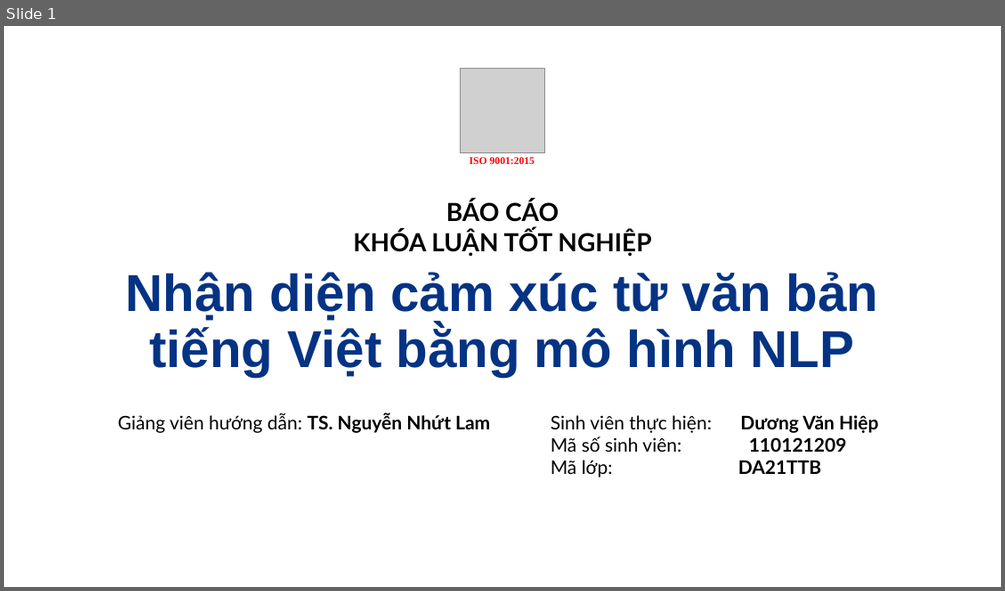
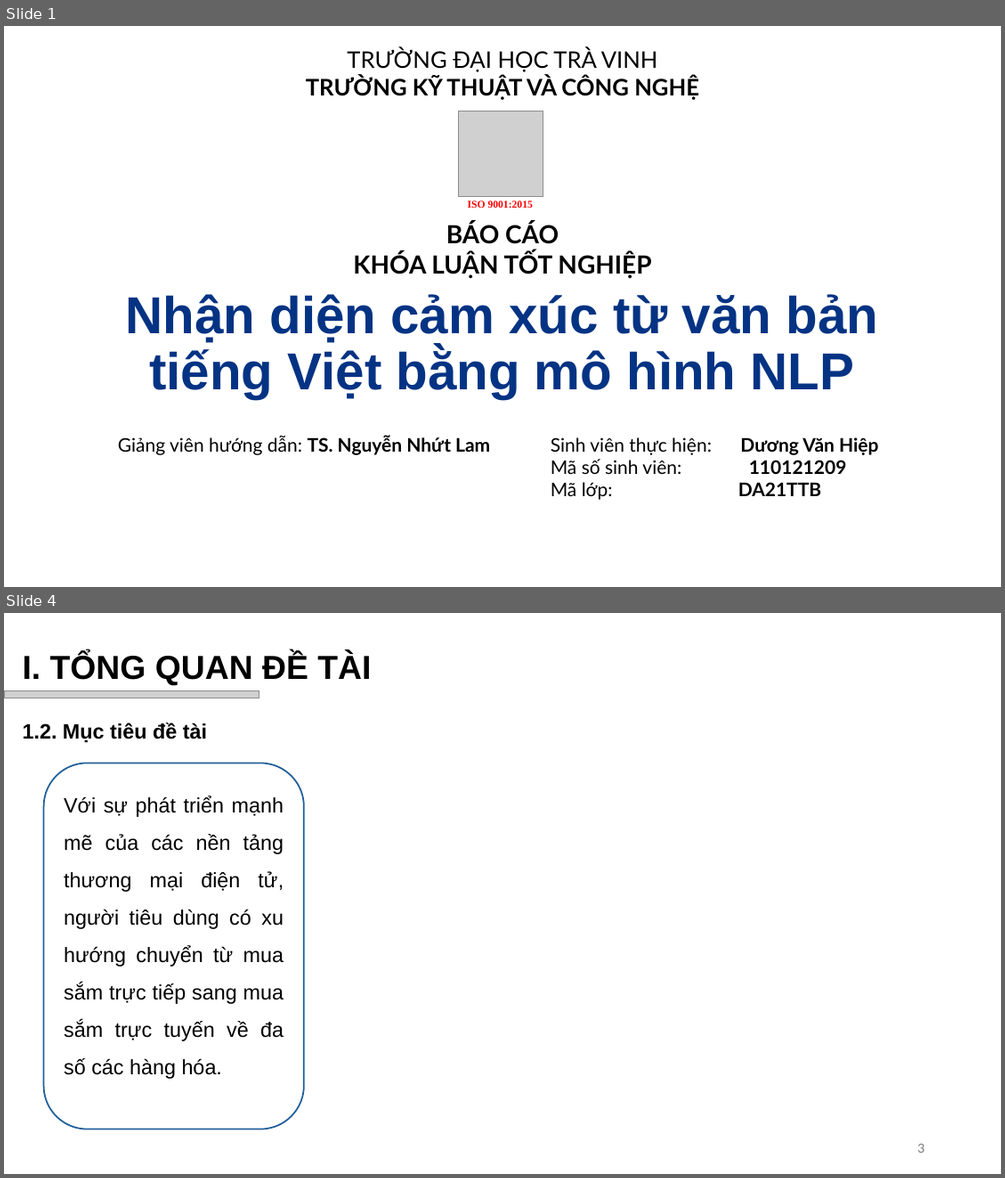
Before and after one commit to vhiepp/tn-da21ttb-110121209-duongvanhiep-sentiment-analysis, a slide deck: docs/pptx/Dương Văn Hiệp_110121209_DA21TTB.pptx. Shown one above the other, each under a label of ours: slide 1 before the commit, slides 1 and 4 after it; the slides between them are not shown. The pictures are 1005x591 and 1005x1178 pixels, drawn with LibreOffice and Linux fonts; fonts in the diff are those of the drawing; grey boxes stand for pictures; background and template pictures are left out. Boxes give left, top, right and bottom in pixels: in the first picture for what was removed or moved away, otherwise in the second. Text is boxed around its words. In the diff, an @@ line names an element or a change of style, - is before the commit and + after.

```diff
--- a/docs/pptx/Dương Văn Hiệp_110121209_DA21TTB.pptx
+++ b/docs/pptx/Dương Văn Hiệp_110121209_DA21TTB.pptx
@@ slide 4 added at (4, 613, 1001, 1174), background #FFFFFF @@
@@ text added at (23, 653, 371, 686), 32 pt, text #000000, bold @@
+I. TỔNG QUAN ĐỀ TÀI
@@ picture added at (4, 690, 259, 698) @@
@@ text added at (23, 722, 207, 743), 20 pt, text #000000, bold @@
+1.2. Mục tiêu đề tài
@@ rounded rectangle added at (44, 763, 304, 1129), fill #FFFFFF, outline #215F9A 1.5 pt, 20 pt, text #000000 @@
+Với sự phát triển mạnh mẽ của các nền tảng thương mại điện tử, người tiêu dùng có xu hướng chuyển từ mua sắm trực tiếp sang mua sắm trực tuyến về đa số các hàng hóa.
@@ page number added at (917, 1143, 924, 1152), 12 pt, text #797979 @@
+3
@@ slide 1 changed as well @@
@@ text added at (306, 48, 699, 100), 22 pt, text #000000, bold @@
+TRƯỜNG ĐẠI HỌC TRÀ VINH
+TRƯỜNG KỸ THUẬT VÀ CÔNG NGHỆ
@@ picture: place and size @@
-picture at (461, 68, 545, 153)
+picture at (458, 111, 543, 197)
@@ text "ISO 9001:2015": place and size @@
-text "ISO 9001:2015" at (469, 157, 534, 164)
+text "ISO 9001:2015" at (468, 200, 533, 208)
@@ 2 texts, 1 subtitle, 1 title: place and size @@
-2 texts, 1 subtitle, 1 title at (118, 200, 879, 477)
+2 texts, 1 subtitle, 1 title at (118, 222, 879, 499)
```
Also in this commit, not shown: 2 other slides added, 2 slides removed, 1 other file.
